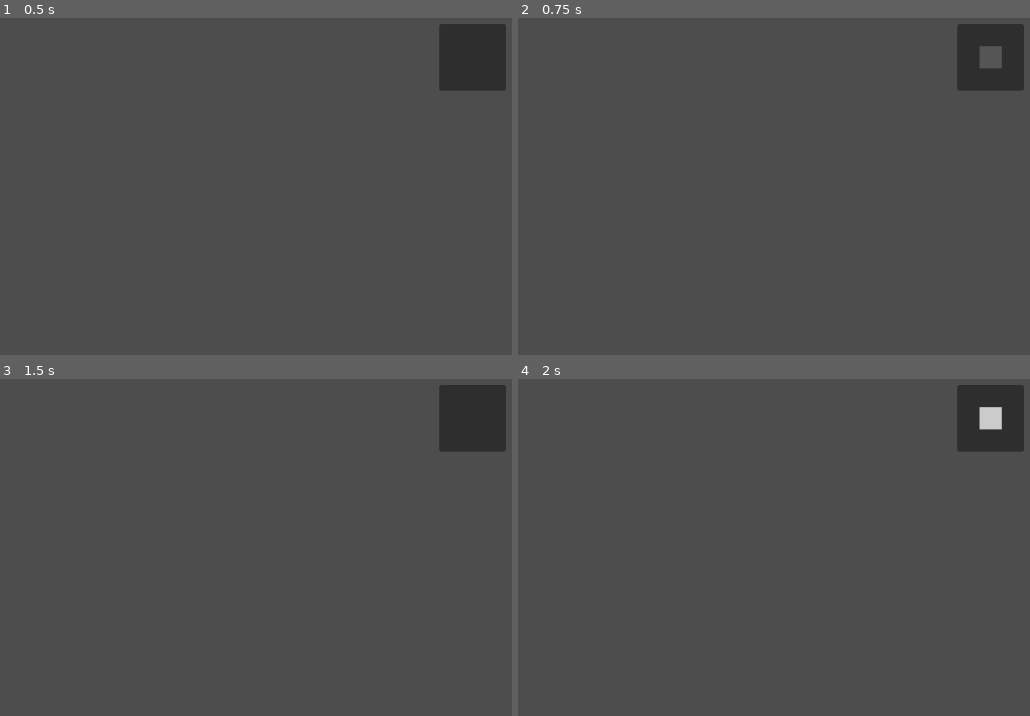
Above: before the commit, frames 1-4 (two rows, left to right).
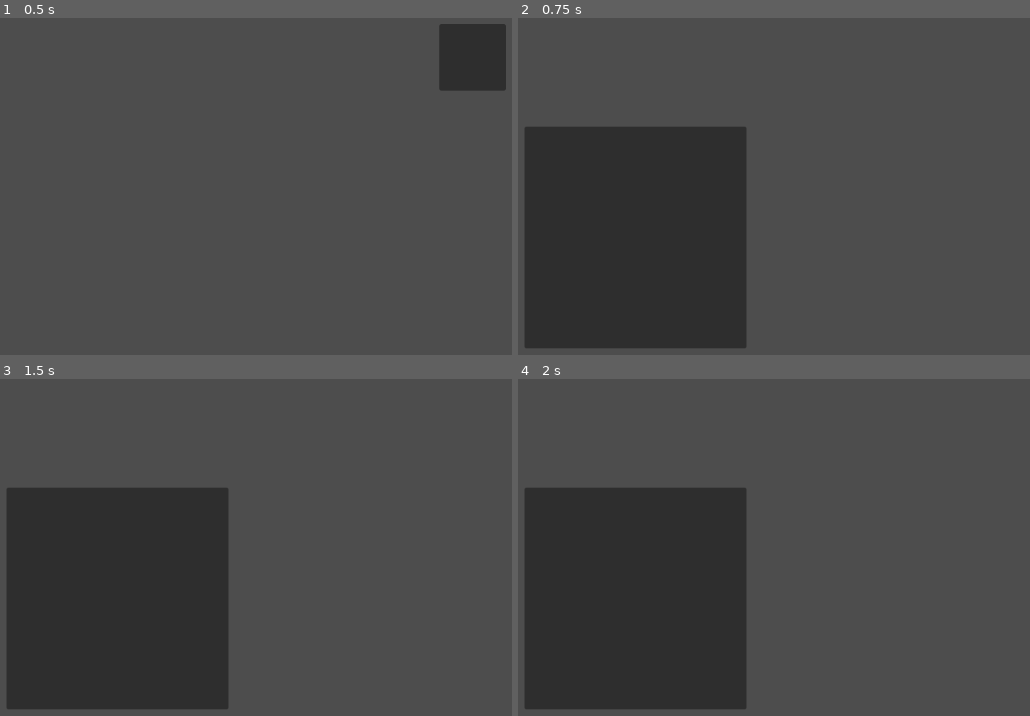
Above: after the commit, the same moments.

Repository: KoBeWi/Metroidvania-System
Game: Godot game, scene res://SampleProject/Game.tscn
Two runs of this game, one before a commit and one after it. Both use one fixed random seed, a clock stepped at 60 frames per second and the inputs below. This scene is started directly instead of the project's main scene.
Inputs (mouse positions are in pixels of both pictures, inside the frame that each line leads up to):
- Up to frame 1 (0.5 s): no input
- Up to frame 2 (0.75 s): tap Enter at 0.5 s; move the mouse to (809, 213) at 0.52 s; tap M at 0.6 s; click (809, 213) at 0.67 s
- Up to frame 3 (1.5 s): drag from (outside the picture) to (76, 689) at 1.27 s
- Up to frame 4 (2 s): no input

Frame 1 is identical in both runs. In frame 2, 31% of the frame differs, in the area x 1-99%, y 1-98%; in frame 3, 31%; in frame 4, 31%.
Error before the commit: Trying to assign an array of type "Array" to a variable of type "Array[Vector3i]". (res://MetroidvaniaSystem/System/MetroidvaniaSystem.gd:118)
Error after the commit: Trying to assign an array of type "Array" to a variable of type "Array[Vector3i]". (res://MetroidvaniaSystem/System/MetroidvaniaSystem.gd:116)

Commit message:
Add player location

Diff:
--- a/MetroidvaniaSystem/System/MetroidvaniaSystem.gd
+++ b/MetroidvaniaSystem/System/MetroidvaniaSystem.gd
@@ -18,8 +18,6 @@
 
 @export_dir var map_root_folder: String
 
-@export var display_exact_player_position: bool
-
 @export var default_room_fill_color = Color.BLUE
 @export var unexplored_room_fill_color = Color.GRAY
 @export var default_room_separator_color = Color.GRAY
@@ -28,7 +26,6 @@
 @export var room_fill_texture: Texture2D
 @export var room_separator_texture: Texture2D
 @export var room_wall_texture: Texture2D ## wersja wertykalna/horyzontalna? (dla prostokątnych pomieszczeń
-@export var room_passage_texture: Texture2D
 @export var border_outer_corner_texture: Texture2D
 @export var border_inner_corner_texture: Texture2D
 
@@ -50,6 +47,7 @@
 var room_groups: Dictionary
 
 var last_player_position := VECTOR2INF
+var exact_player_position: Vector2
 var current_map: MAP_HANDLER
 
 var save_data := SAVE_DATA.new()
@@ -125,13 +123,13 @@
 	pass ## do wczytywania
 
 func set_player_position(position: Vector2):
+	exact_player_position = position
+
 	var player_pos := Vector2i((position / in_game_room_size).floor()) + current_map.min_room
 	if player_pos != last_player_position:
 		visit_room(Vector3i(player_pos.x, player_pos.y, 0))
 		room_changed.emit(player_pos)
-
-	last_player_position = player_pos
-	## tutaj mapuje to na koordynaty mapy i automatycznie odkrywa, zmienia scenę (albo wysyła sygnał) itp
+		last_player_position = player_pos
 
 func register_storable_object(object: Object, map_symbol := DEFAULT_SYMBOL, stored_callback := Callable()):
 	if stored_callback.is_null():
@@ -279,6 +277,13 @@
 		assert(symbol < map_symbols.size())
 		canvas_item.draw_texture(map_symbols[symbol], offset * ROOM_SIZE)
 
+func draw_player_location(canvas_item: CanvasItem, offset: Vector2i, exact := false):
+	var player_position: Vector2 = (last_player_position + offset) * ROOM_SIZE
+	if exact:
+		player_position += (exact_player_position / in_game_room_size).posmod(1) * Vector2(ROOM_SIZE) - player_location_symbol.get_size() * 0.5
+
+	canvas_item.draw_texture(player_location_symbol, player_position)
+
 func _get_whole_room(at: Vector3i) -> Array[Vector3i]:
 	var room: Array[Vector3i]
 
--- a/MetroidvaniaSystem/System/SaveData.gd
+++ b/MetroidvaniaSystem/System/SaveData.gd
@@ -12,6 +12,7 @@
 func explore_room(room: Vector3i):
 	if discovered_rooms.get(room, 0) < 2:
 		discovered_rooms[room] = 2
+		MetSys.map_updated.emit()
 
 func is_room_discovered(room: Vector3i) -> int:
 	return discovered_rooms.get(room, 0)
--- a/MetroidvaniaSystem/System/Singleton.tscn
+++ b/MetroidvaniaSystem/System/Singleton.tscn
@@ -7,19 +7,20 @@
 [ext_resource type="Texture2D" uid="uid://b8mwdksvhmgf" path="res://MetroidvaniaSystem/Textures/RoomOuterCorner.png" id="4_3go5k"]
 [ext_resource type="Texture2D" uid="uid://61edyfnw5m8p" path="res://MetroidvaniaSystem/Textures/BorderPassage.png" id="4_g1ime"]
 [ext_resource type="Texture2D" uid="uid://ccsr7yljw6ph8" path="res://MetroidvaniaSystem/Textures/RoomInnerCorner.png" id="5_hkxje"]
+[ext_resource type="Texture2D" uid="uid://b050k4i01yhlw" path="res://MetroidvaniaSystem/Textures/PlayerMark.png" id="7_wu017"]
 [ext_resource type="Texture2D" uid="uid://djlvnbqowyndx" path="res://MetroidvaniaSystem/Textures/Symbol1.png" id="8_tpdd6"]
 [ext_resource type="Texture2D" uid="uid://b8m8faqafkjp4" path="res://MetroidvaniaSystem/Textures/Symbol2.png" id="9_gcg7b"]
 
 [node name="MetroidvaniaSettings" type="Node"]
 script = ExtResource("1_y1fyl")
 map_root_folder = "res://SampleProject/Maps/"
-display_exact_player_position = false
 default_room_separator_color = Color(0.745098, 0.745098, 0.745098, 0.501961)
 room_fill_texture = ExtResource("2_mjkl0")
 room_separator_texture = ExtResource("3_uqa6s")
 room_wall_texture = ExtResource("3_5eq0t")
 border_outer_corner_texture = ExtResource("4_3go5k")
 border_inner_corner_texture = ExtResource("5_hkxje")
+player_location_symbol = ExtResource("7_wu017")
 uncollected_item_symbol = 0
 collected_item_symbol = 1
 map_borders = [ExtResource("3_5eq0t"), ExtResource("4_g1ime")]
--- a/SampleProject/Game.tscn
+++ b/SampleProject/Game.tscn
@@ -36,7 +36,7 @@
 	goto_map(target_map.get_file().get_basename())
 "
 
-[sub_resource type="GDScript" id="GDScript_u7odr"]
+[sub_resource type="GDScript" id="GDScript_4div8"]
 resource_name = "Minimap"
 script/source = "extends Panel
 
@@ -54,6 +54,12 @@
 	for x in range(-1, 2):
 		for y in range(-1, 2):
 			MetSys.draw_map_square(self, Vector2i(x + 1, y + 1), Vector3i(current_room.x + x, current_room.y + y, 0), true)
+
+func _input(event: InputEvent) -> void:
+	if event is InputEventKey:
+		if event.pressed:
+			if event.keycode == KEY_M:
+				visible = not visible
 "
 
 [sub_resource type="Animation" id="Animation_lgykt"]
@@ -93,6 +99,42 @@
 "RESET": SubResource("Animation_0p0d4")
 }
 
+[sub_resource type="GDScript" id="GDScript_u7odr"]
+resource_name = "FullMap"
+script/source = "extends Panel
+
+const MIN_POS = Vector2i(-2, -2)
+const MAX_POS = MIN_POS + Vector2i(9, 9)
+
+@export var exact_player_location: bool
+
+var current_room: Vector2i
+
+func _ready() -> void:
+	if exact_player_location:
+		set_process(true)
+	else:
+		MetSys.map_updated.connect(queue_redraw)
+		MetSys.room_changed.connect(queue_redraw.unbind(1))
+
+func _process(delta: float) -> void:
+	if is_visible_in_tree():
+		queue_redraw()
+
+func _draw() -> void:
+	for x in range(MIN_POS.x, MAX_POS.x + 1):
+		for y in range(MIN_POS.y, MAX_POS.y + 1):
+			MetSys.draw_map_square(self, Vector2i(x, y) - MIN_POS, Vector3i(x, y, 0), true)
+
+	MetSys.draw_player_location(self, -MIN_POS, exact_player_location)
+
+func _input(event: InputEvent) -> void:
+	if event is InputEventKey:
+		if event.pressed:
+			if event.keycode == KEY_M:
+				visible = not visible
+"
+
 [node name="Game" type="Node2D"]
 script = SubResource("GDScript_qo4m8")
 starting_map = "Corridor"
@@ -114,7 +156,7 @@
 offset_right = -16.0
 offset_bottom = 112.0
 grow_horizontal = 0
-script = SubResource("GDScript_u7odr")
+script = SubResource("GDScript_4div8")
 
 [node name="ColorRect" type="ColorRect" parent="UI/Minimap"]
 modulate = Color(1, 1, 1, 0.752941)
@@ -129,3 +171,18 @@
 libraries = {
 "": SubResource("AnimationLibrary_kkw8m")
 }
+
+[node name="FullMap" type="Panel" parent="UI"]
+visible = false
+anchors_preset = 8
+anchor_left = 0.5
+anchor_top = 0.5
+anchor_right = 0.5
+anchor_bottom = 0.5
+offset_left = -160.0
+offset_top = -160.0
+offset_right = 160.0
+offset_bottom = 160.0
+grow_horizontal = 2
+grow_vertical = 2
+script = SubResource("GDScript_u7odr")
Not shown: 1 places in MetroidvaniaSystem/System/Singleton.tscn that only renumber resources
Binary file added: MetroidvaniaSystem/Textures/PlayerMark.png
Not shown, added: MetroidvaniaSystem/Textures/PlayerMark.png.import
Not shown: 1 places in SampleProject/Game.tscn that only renumber resources
